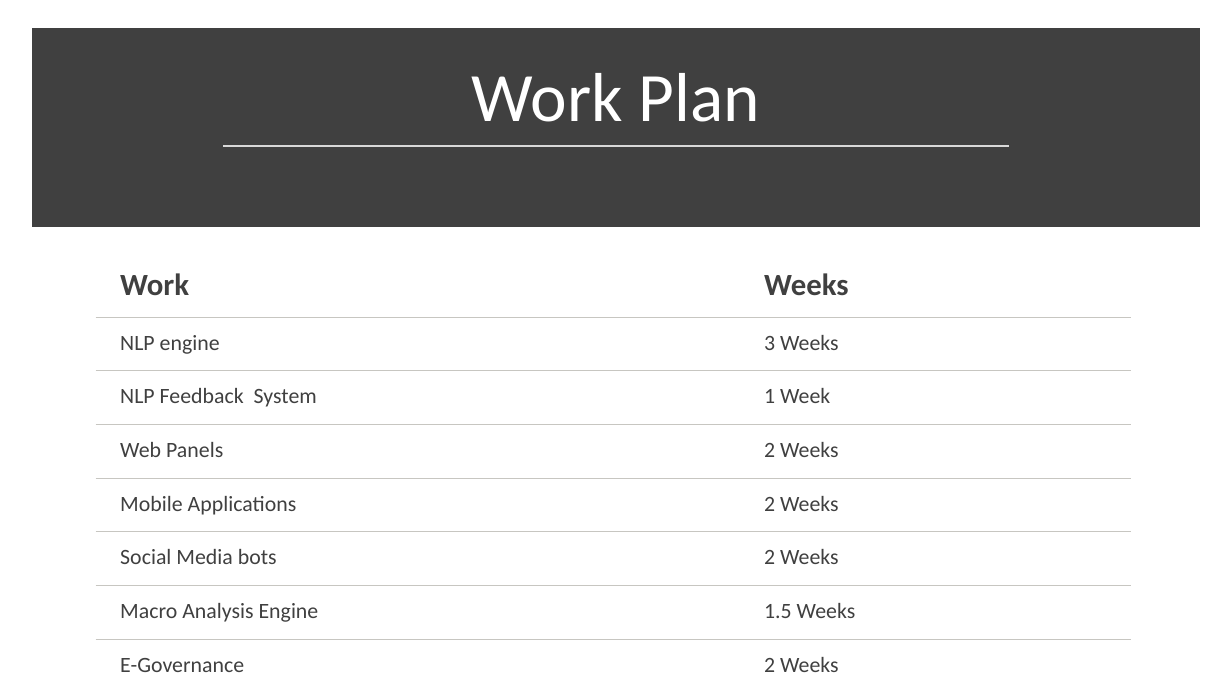
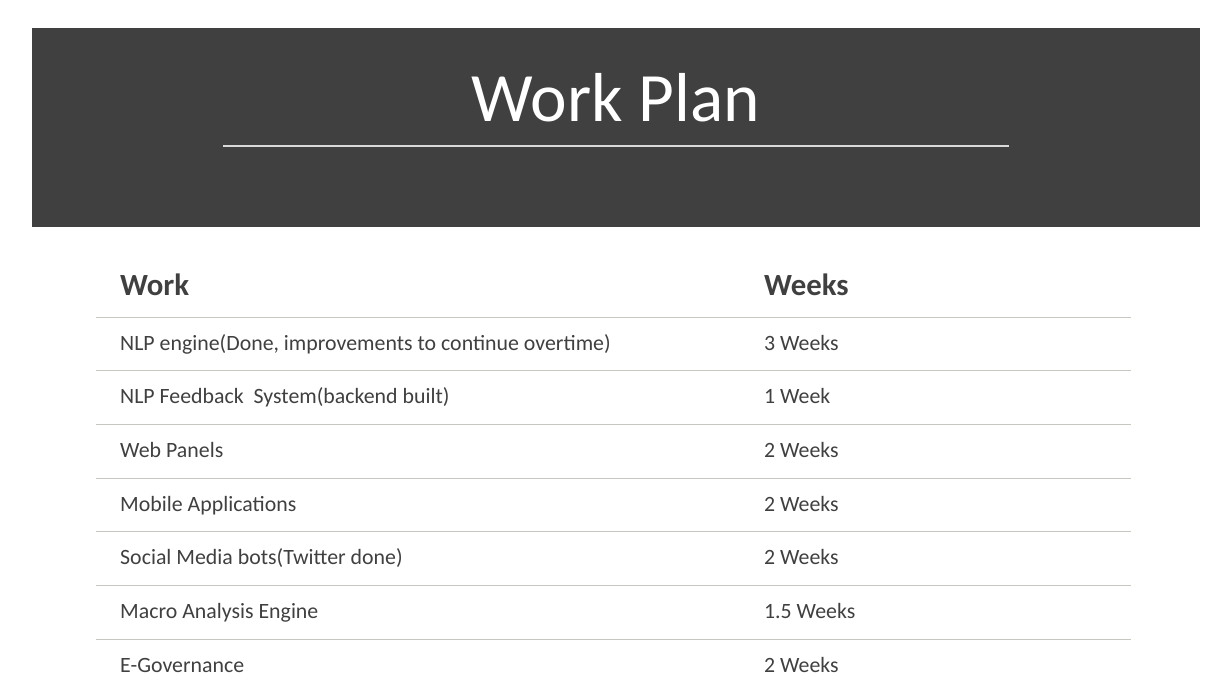
Before and after one commit to kaiwalya4850/Direct_Democracy, a slide deck: slide 11 of For The People.pptx. Drawn at 1232x693 pixels with LibreOffice and Linux fonts; fonts in the diff are those of the drawing. Boxes give left, top, right and bottom in pixels: in the first picture for what was removed or moved away, otherwise in the second. Text is boxed around its words. In the diff, an @@ line names an element or a change of style, - is before the commit and + after.

```diff
--- a/For The People.pptx
+++ b/For The People.pptx
@@ table at [95,253,1131,693] @@
-row 2, column 1: NLP engine
+row 2, column 1: NLP engine(Done, improvements to continue overtime)
-row 3, column 1: NLP Feedback System
+row 3, column 1: NLP Feedback System(backend built)
-row 6, column 1: Social Media bots
+row 6, column 1: Social Media bots(Twitter done)
```
Also in this commit, not shown: 1 other slide changed.
